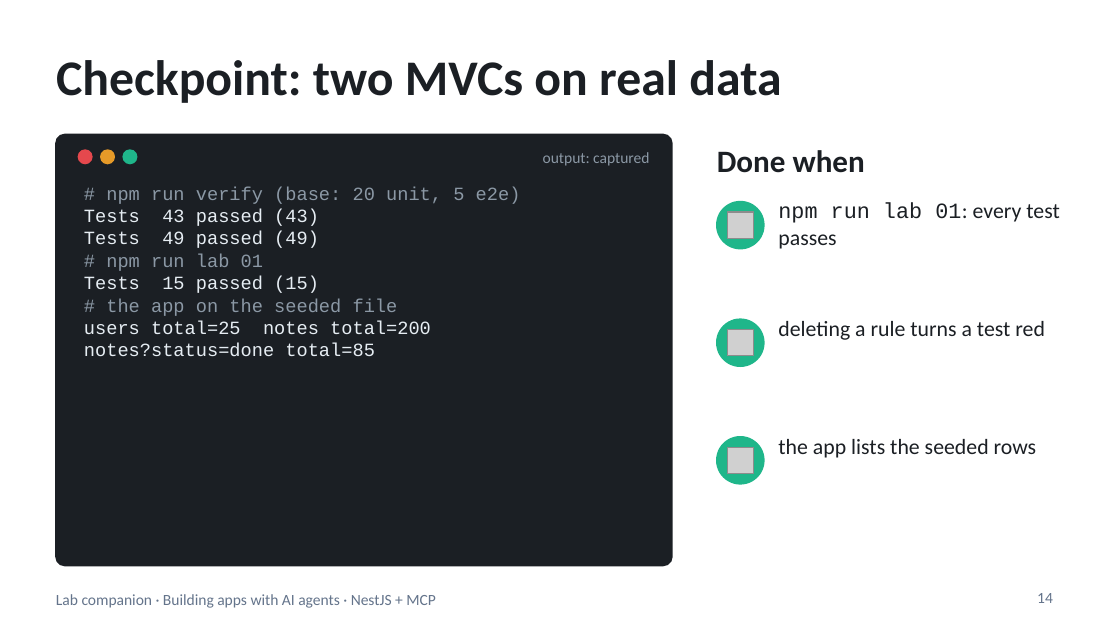
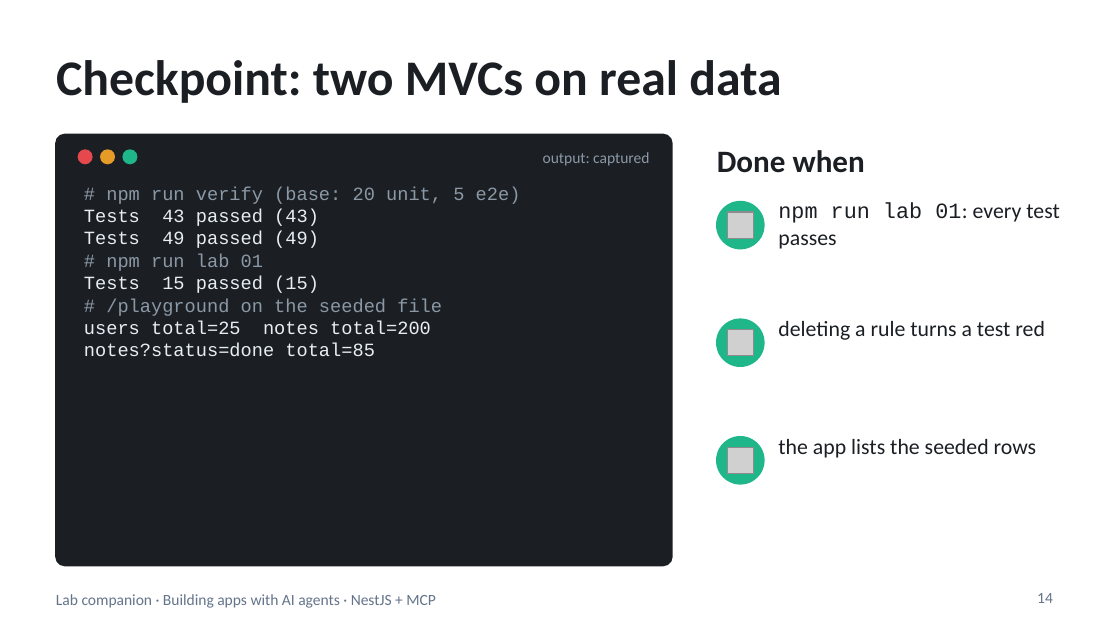
Before and after one commit to blazaga/ai-training-modules, a slide deck: slide 14 of docs/ai-agent-training/slides/lab-companion.pptx. Drawn at 1120x630 pixels with LibreOffice and Linux fonts; fonts in the diff are those of the drawing; grey boxes stand for pictures. Boxes give left, top, right and bottom in pixels: in the first picture for what was removed or moved away, otherwise in the second. Text is boxed around its words. In the diff, an @@ line names an element or a change of style, - is before the commit and + after.

```diff
--- a/docs/ai-agent-training/slides/lab-companion.pptx
+++ b/docs/ai-agent-training/slides/lab-companion.pptx
@@ text at (x1=106, y1=299, x2=442, y2=316): text changed @@
-# the app on the seeded file
+# /playground on the seeded file
```
Also in this commit, not shown: 2 other slides changed, 6 other files.
